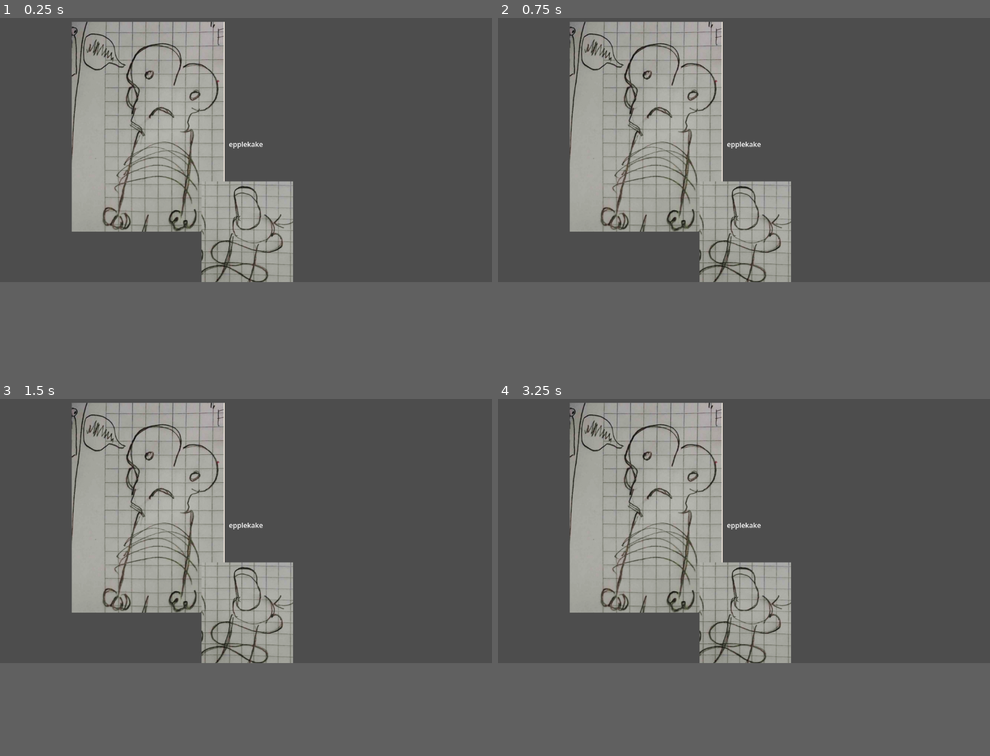
Above: before the commit, frames 1-4 (two rows, left to right).
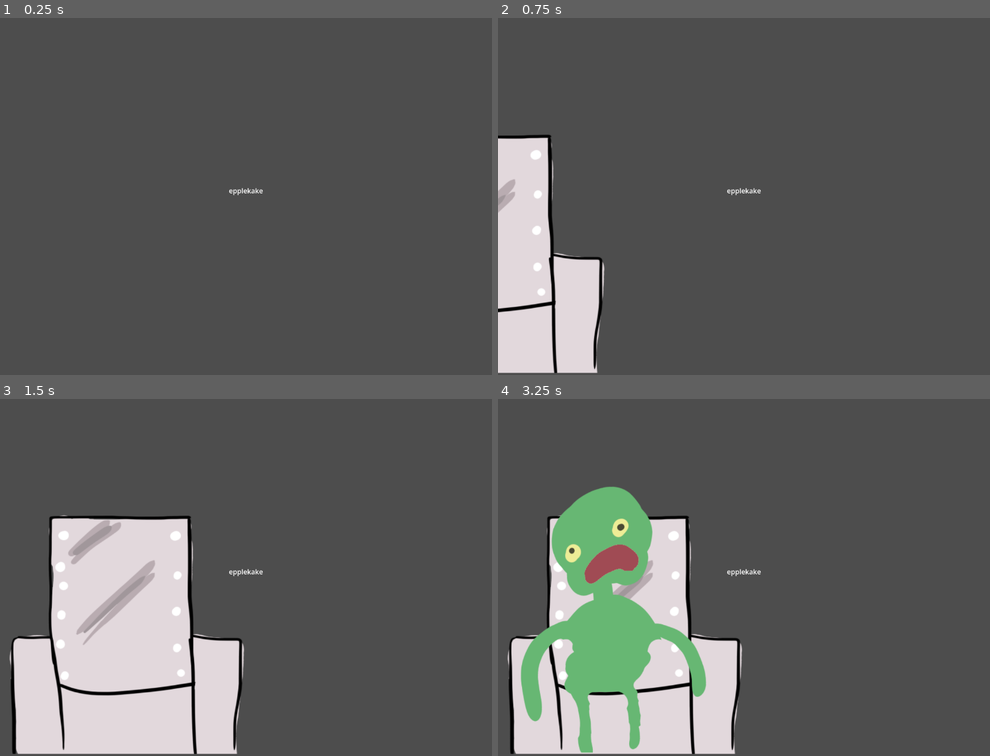
Above: after the commit, the same moments.

Repository: Slideshow776/Global-Game-Jam-2026
Game: Godot game, scene res://scenes/game.tscn
Two runs of this game, one before a commit and one after it. Both use one fixed random seed, a clock stepped at 60 frames per second and the inputs below.
Inputs:
- Up to frame 1 (0.25 s): no input
- Up to frame 2 (0.75 s): tap Enter at 0.5 s
- Up to frame 3 (1.5 s): tap Space at 1.25 s
- Up to frame 4 (3.25 s): tap Enter at 2 s; tap Space at 2.75 s
In our replay, the window is 799x449 before the commit and 799x600 after it. These sizes can differ from the game's own. Grey fills any space a smaller window leaves; there, only what the larger window draws over its background counts as a difference.

The runs differ from the first frame. In frame 1, 22% of the frame differs, in the area x 14-60%, y 1-74%; in frame 2, 32%; in frame 3, 39%; in frame 4, 40%, in the area x 1-60%, y 1-100%.

Commit message:
Mutant and chair

Diff:
--- a/project.godot
+++ b/project.godot
@@ -15,6 +15,10 @@
 config/features=PackedStringArray("4.6", "GL Compatibility")
 config/icon="res://assets/images/icon.svg"
 
+[display]
+
+window/size/viewport_height=864
+
 [physics]
 
 3d/physics_engine="Jolt Physics"
--- /dev/null
+++ b/scenes/chair.gd
@@ -0,0 +1,12 @@
+extends Sprite2D
+
+var originalxposition : float
+
+# Called when the node enters the scene tree for the first time.
+func _ready() -> void:
+	originalxposition = position.x
+	position.x = -1000
+	var tween := create_tween()
+	tween.tween_property(self, "position:x", originalxposition, 1.0)
+
+	pass # Replace with function body.
--- /dev/null
+++ b/scenes/chair.tscn
@@ -0,0 +1,9 @@
+[gd_scene format=3 uid="uid://cttrm7okfclgv"]
+
+[ext_resource type="Texture2D" uid="uid://c2c24guqhnf7p" path="res://assets/images/chair.png" id="1_i2o7u"]
+[ext_resource type="Script" uid="uid://c0mf8ffqe45ig" path="res://scenes/chair.gd" id="2_3fp06"]
+
+[node name="Chair" type="Sprite2D" unique_id=1717929055]
+scale = Vector2(1.4733902, 1.3883922)
+texture = ExtResource("1_i2o7u")
+script = ExtResource("2_3fp06")
--- a/scenes/game.tscn
+++ b/scenes/game.tscn
@@ -1,16 +1,25 @@
 [gd_scene format=3 uid="uid://h6mcf7fsqf5r"]
 
-[ext_resource type="Texture2D" uid="uid://c0ktvgfl2w4h6" path="res://assets/images/mutants/proto_0.png" id="1_yqjtg"]
+[ext_resource type="PackedScene" uid="uid://cttrm7okfclgv" path="res://scenes/chair.tscn" id="1_lnu2h"]
+[ext_resource type="PackedScene" uid="uid://ctl4sbj7wc1x4" path="res://scenes/mutant.tscn" id="2_lbhrr"]
 [ext_resource type="Texture2D" uid="uid://ceoac0ierh8lg" path="res://assets/images/gun.PNG" id="2_lnu2h"]
 
 [node name="Game" type="Node2D" unique_id=1847825036]
 
-[node name="Mutant" type="Sprite2D" parent="." unique_id=851686825]
-position = Vector2(346.99997, 283.99997)
-scale = Vector2(0.9090331, 0.93052936)
-texture = ExtResource("1_yqjtg")
+[node name="Chair" parent="." unique_id=1717929055 instance=ExtResource("1_lnu2h")]
+position = Vector2(289.59375, 500.99997)
+scale = Vector2(1.3324018, 1.2555372)
+
+[node name="Mutant" parent="." unique_id=1784549054 instance=ExtResource("2_lbhrr")]
+position = Vector2(263.43634, 515.38794)
+
+[node name="Timer" type="Timer" parent="Mutant" unique_id=1027224886]
+wait_time = 3.0
+one_shot = true
+autostart = true
 
 [node name="gun" type="Sprite2D" parent="." unique_id=1738811230]
+visible = false
 position = Vector2(579, 550)
 scale = Vector2(0.8281853, 0.75549453)
 texture = ExtResource("2_lnu2h")
@@ -30,3 +39,5 @@
 grow_horizontal = 2
 grow_vertical = 2
 text = "epplekake"
+
+[connection signal="timeout" from="Mutant/Timer" to="Mutant" method="_on_timer_timeout"]
--- /dev/null
+++ b/scenes/mutant.gd
@@ -0,0 +1,18 @@
+extends Sprite2D
+
+
+var originalyposition : float
+
+# Called when the node enters the scene tree for the first time.
+func _ready() -> void:
+	originalyposition = position.y
+	position.y = -1000
+
+	pass
+
+func _on_timer_timeout() -> void:
+
+	var tween := create_tween()
+	tween.tween_property(self, "position:y", originalyposition, 0.2)
+
+	pass # Replace with function body.
--- /dev/null
+++ b/scenes/mutant.tscn
@@ -0,0 +1,9 @@
+[gd_scene format=3 uid="uid://ctl4sbj7wc1x4"]
+
+[ext_resource type="Texture2D" uid="uid://brl4h2mjrqxry" path="res://assets/images/mutant.png" id="1_smdei"]
+[ext_resource type="Script" uid="uid://bljmgiu6snykd" path="res://scenes/mutant.gd" id="2_3umk4"]
+
+[node name="Mutant" type="Sprite2D" unique_id=1784549054]
+scale = Vector2(1.1361847, 1.195725)
+texture = ExtResource("1_smdei")
+script = ExtResource("2_3umk4")
Not shown, added: assets/images/arm.png.import
Not shown, added: assets/images/chair.png.import
Not shown, added: assets/images/mutant.png.import
Binary file added: assets/particles/dirt_01.png
Not shown, added: assets/particles/dirt_01.png.import
Not shown, added: export_presets.cfg
Not shown, added: scenes/chair.gd.uid
Not shown, added: scenes/mutant.gd.uid
